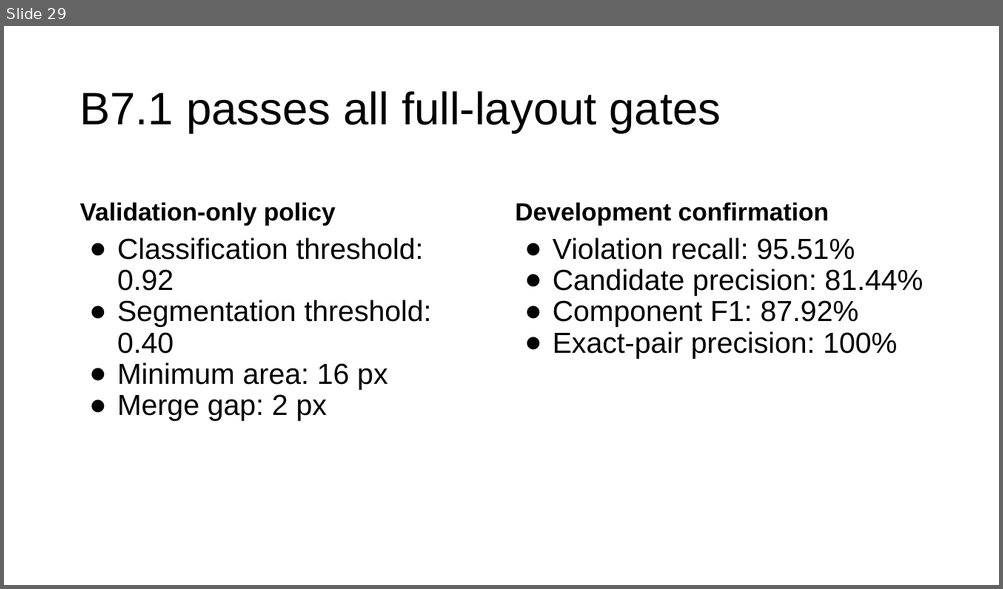
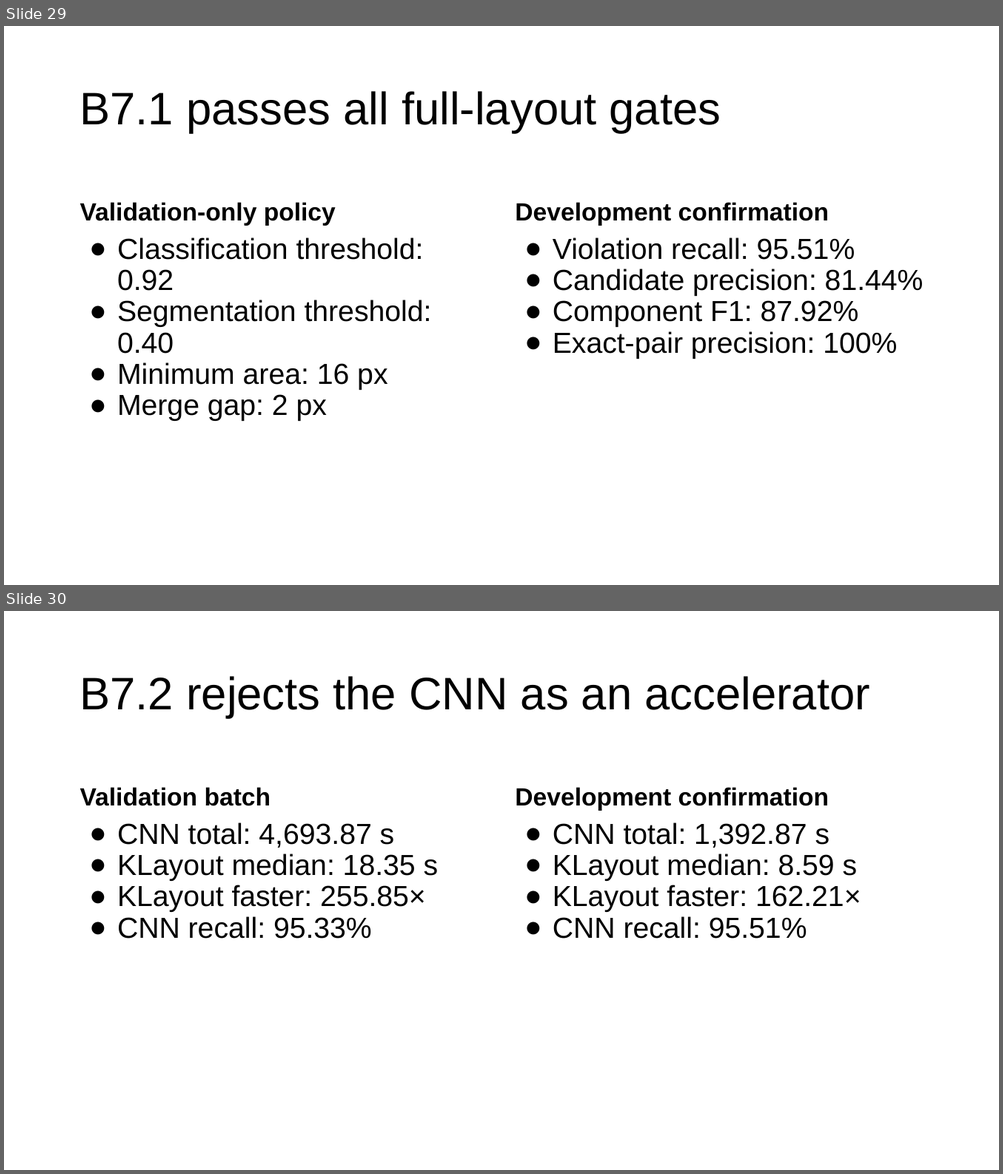
Before and after one commit to nocleo/ADVLSI2_Project_updated, a slide deck: presentation/ADVLSI2_DRC_CNN_Project_Progress.pptx. Shown one above the other, each under a label of ours: slide 29 before the commit, slides 29 and 30 after it. The pictures are 1003x589 and 1003x1174 pixels, drawn with LibreOffice and Linux fonts; fonts in the diff are those of the drawing. Boxes give left, top, right and bottom in pixels: in the first picture for what was removed or moved away, otherwise in the second. Text is boxed around its words. In the diff, an @@ line names an element or a change of style, - is before the commit and + after.

```diff
--- a/presentation/ADVLSI2_DRC_CNN_Project_Progress.pptx
+++ b/presentation/ADVLSI2_DRC_CNN_Project_Progress.pptx
@@ slide 30 added at [4, 611, 999, 1170], background #FFFFFF @@
@@ title added at [80, 676, 870, 718], 44 pt, text #000000 @@
+B7.2 rejects the CNN as an accelerator
@@ text added at [80, 787, 271, 806], 24 pt, text #000000, bold @@
+Validation batch
@@ text added at [515, 787, 828, 811], 24 pt, text #000000, bold @@
+Development confirmation
@@ text added at [117, 823, 438, 939], 28 pt, text #000000 @@
+● CNN total: 4,693.87 s
+● KLayout median: 18.35 s
+● KLayout faster: 255.85×
+● CNN recall: 95.33%
@@ text added at [552, 823, 861, 939], 28 pt, text #000000 @@
+● CNN total: 1,392.87 s
+● KLayout median: 8.59 s
+● KLayout faster: 162.21×
+● CNN recall: 95.51%
```
Also in this commit, not shown: 5 slides changed, 1 other slide added, 8 other files.
